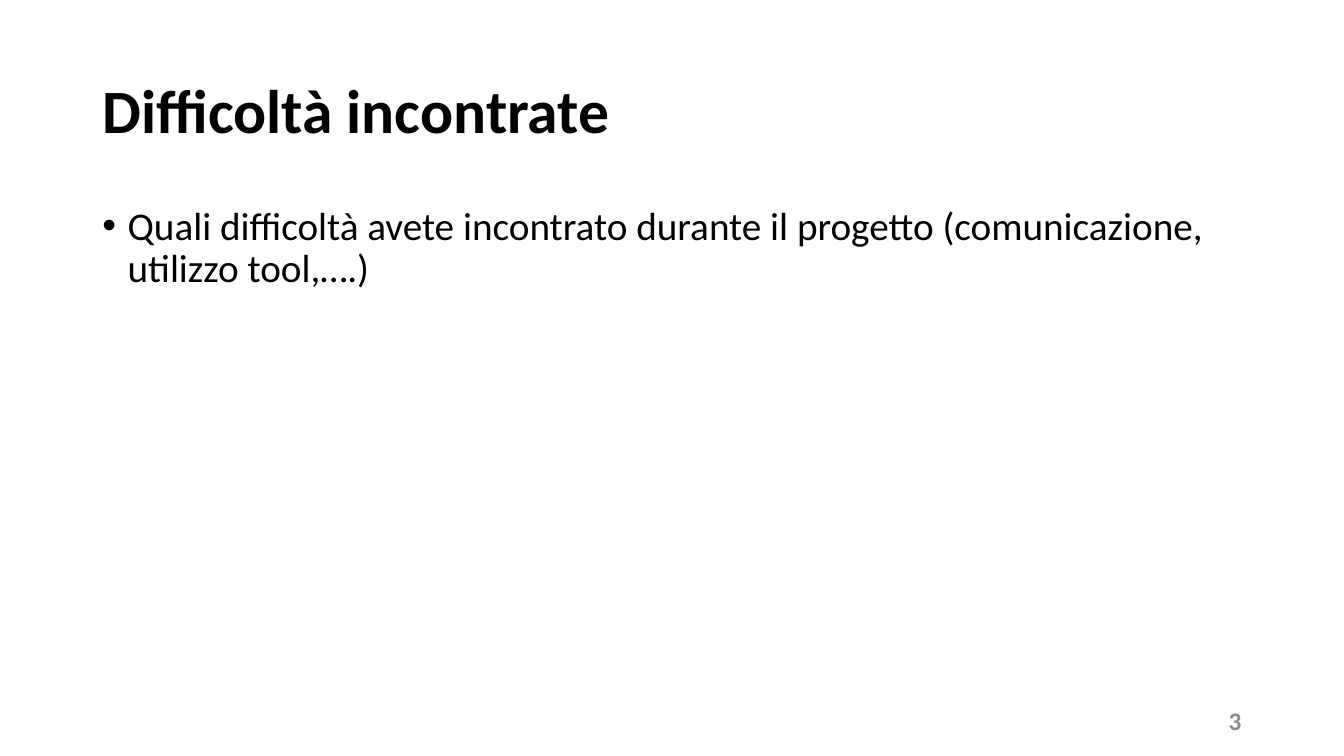
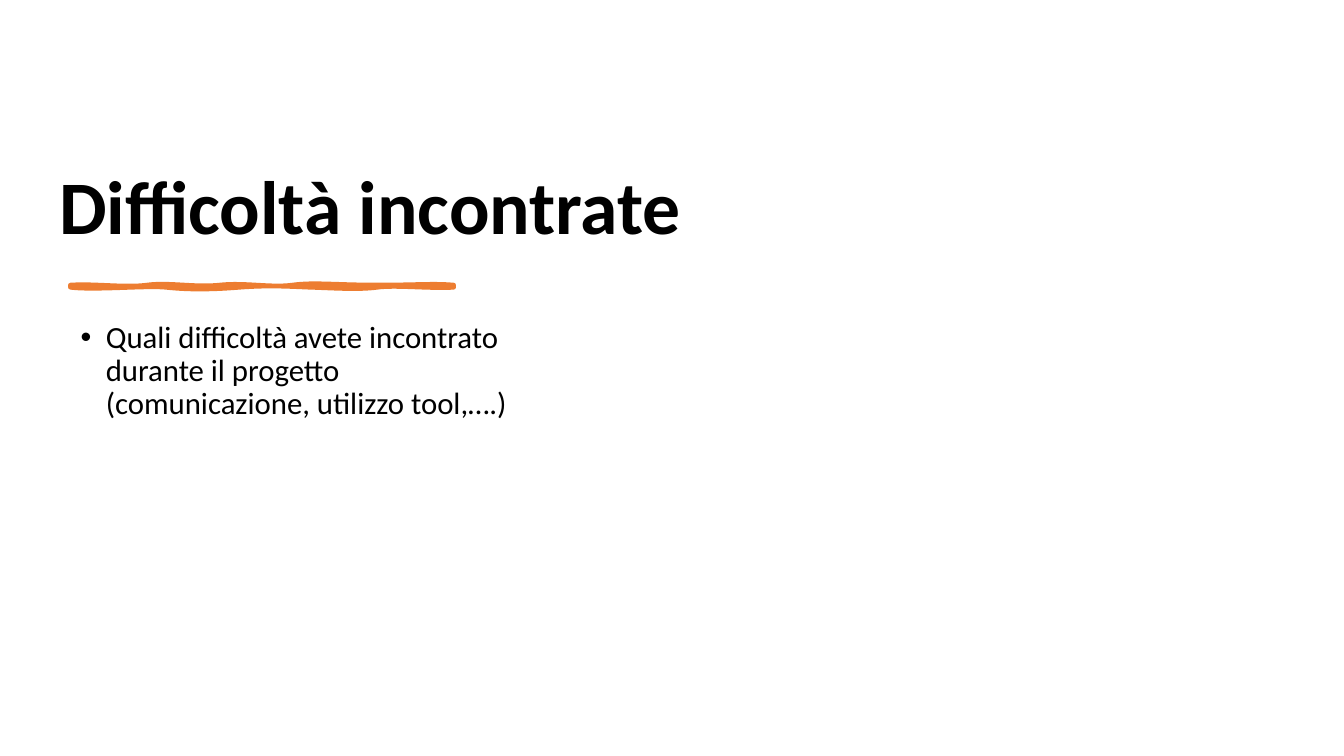
Before and after one commit to mangilimatteo/Progetto_Ingegneria_Software_Cattaneo_Mangili_Saini, a slide deck: slide 3 of Presentazione_Progetto.pptx. Drawn at 1344x756 pixels with LibreOffice and Linux fonts; fonts in the diff are those of the drawing. Boxes give left, top, right and bottom in pixels: in the first picture for what was removed or moved away, otherwise in the second. Text is boxed around its words. In the diff, an @@ line names an element or a change of style, - is before the commit and + after.

```diff
--- a/Presentazione_Progetto.pptx
+++ b/Presentazione_Progetto.pptx
@@ title "Difficoltà incontrate": place and size @@
-title "Difficoltà incontrate" at <box>102,89,610,134</box>
+title "Difficoltà incontrate" at <box>59,181,681,235</box>
@@ title "Difficoltà incontrate" at <box>59,181,681,235</box>: size 44 to 54 pt; vertical alignment middle to bottom @@
@@ freeform shape added at <box>71,285,454,287</box>, fill #ED7D31, outline #ED7D31 3.5 pt @@
@@ text "Quali difficoltà avete incontrato durante ...": place and size @@
-text "Quali difficoltà avete incontrato durante ..." at <box>128,211,1203,288</box>
+text "Quali difficoltà avete incontrato durante ..." at <box>106,326,506,418</box>
@@ text "Quali difficoltà avete incontrato durante ..." at <box>106,326,506,418</box>: size 28 to 22 pt @@
@@ page number removed at <box>1229,713,1242,730</box> @@
-3
```
Also in this commit, not shown: 2 other slides changed, 2 slides added, 2 slides removed.
